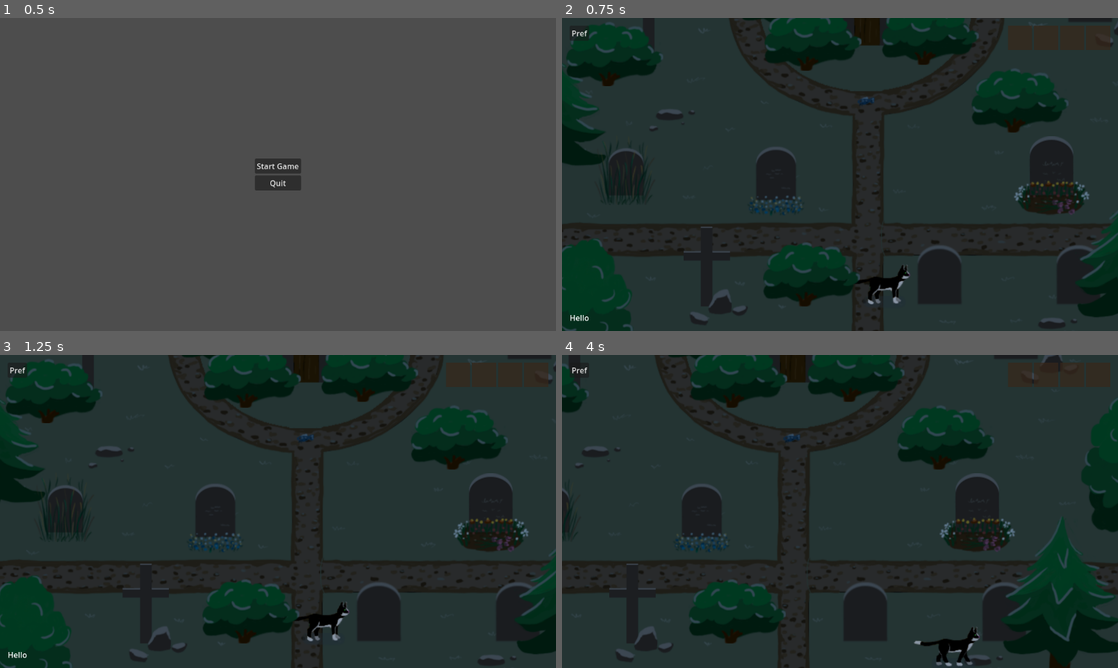
Above: before the commit, frames 1-4 (two rows, left to right).
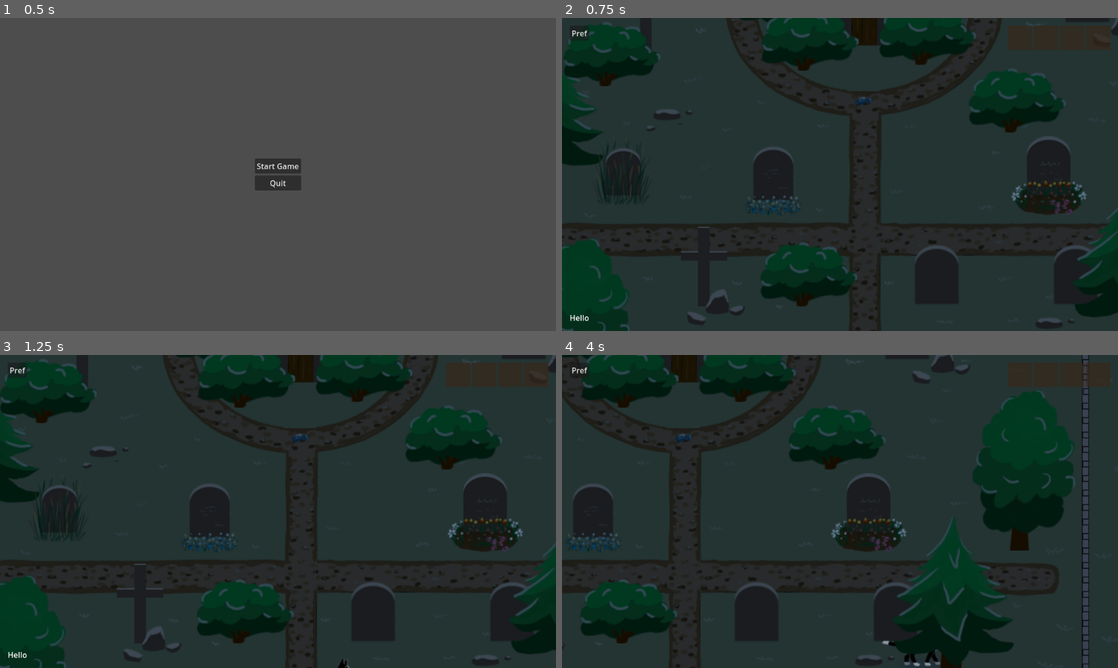
Above: after the commit, the same moments.

Repository: castlele/nine-lives
Game: Godot game, scene res://scenes/main.tscn
The game is run twice, just before and just after one commit, with the same random seed, the same clock (stepped at 60 frames per second) and the same inputs.
Inputs (mouse positions are in pixels of both pictures, inside the frame that each line leads up to):
- Up to frame 1 (0.5 s): no input
- Up to frame 2 (0.75 s): click "Start Game" at 0.5 s
- Up to frame 3 (1.25 s): no input
- Up to frame 4 (4 s): click "Pref" at 1.25 s; tap Enter (ui_accept) at 2, 2.27, 3.02 s; move the mouse to (840, 511) at 2.02 s; hold Right (ui_right) 2.03-2.78 s; tap F (interaction) at 2.1, 2.85, 3.6 s; click (840, 511) at 2.17 s; move the mouse to (728, 527) at 2.77 s; hold Down (ui_down) 2.78-3.53 s; move the mouse to (895, 442) at 3.52 s; hold Right (ui_right) from 3.53 s (still down)

Frame 1 is identical in both runs. In frame 2, 3.8% of the frame differs, in the area x 0-100%, y 0-100%; in frame 3, 6.9%; in frame 4, 38%.

Commit message:
feat(grave_yard): implement entering the game scene

Diff:
--- a/scenes/grave_yard/grave_yard.tscn
+++ b/scenes/grave_yard/grave_yard.tscn
@@ -1,10 +1,13 @@
-[gd_scene load_steps=39 format=4 uid="uid://cyhrkdl02efed"]
+[gd_scene load_steps=43 format=4 uid="uid://cyhrkdl02efed"]
 
 [ext_resource type="Script" uid="uid://ds5nm7xjrc8e3" path="res://scenes/grave_yard/grave_yard.gd" id="1_2bsxj"]
 [ext_resource type="Texture2D" uid="uid://ds1prft0icy2q" path="res://res/grave_level/level_1.png" id="1_sqdge"]
+[ext_resource type="Script" uid="uid://b0y1i0txpal1h" path="res://scripts/state_machine/state_machine.gd" id="2_i47d0"]
 [ext_resource type="Texture2D" uid="uid://bpqrw7f4phnso" path="res://res/grave_level/water.png" id="2_tsp4h"]
 [ext_resource type="Texture2D" uid="uid://ble84ts2un6eg" path="res://res/grave_level/fence.png" id="3_smeyj"]
+[ext_resource type="Script" uid="uid://cwfurwr7i4p3l" path="res://scenes/grave_yard/states/enter_scene_state.gd" id="3_v1cv4"]
 [ext_resource type="PackedScene" uid="uid://drj6jlpknjh0s" path="res://nodes/camera.tscn" id="4_2bsxj"]
+[ext_resource type="Script" uid="uid://co8t364dhlxe" path="res://scenes/grave_yard/states/game_state.gd" id="4_a78i7"]
 [ext_resource type="PackedScene" uid="uid://ddvlhivvfu47e" path="res://nodes/player.tscn" id="5_3ty12"]
 [ext_resource type="Texture2D" uid="uid://ddu1ocno7o6hi" path="res://res/grave_level/graves.png" id="6_7mn47"]
 [ext_resource type="Texture2D" uid="uid://noo74276m4qe" path="res://res/grave_level/cross.png" id="7_gn66a"]
@@ -127,9 +130,28 @@
 sources/1 = SubResource("TileSetAtlasSource_s8va5")
 sources/2 = SubResource("TileSetAtlasSource_smeyj")
 
+[sub_resource type="Curve2D" id="Curve2D_i47d0"]
+_data = {
+"points": PackedVector2Array(0, 0, 0, 0, 550, 722, 0, 0, 0, 0, 550, 550)
+}
+point_count = 2
+
 [node name="grave_yard" type="Node2D"]
 y_sort_enabled = true
 script = ExtResource("1_2bsxj")
+
+[node name="StateMachine" type="Node" parent="." node_paths=PackedStringArray("initial_state")]
+script = ExtResource("2_i47d0")
+initial_state = NodePath("EnterSceneState")
+
+[node name="EnterSceneState" type="Node" parent="StateMachine" node_paths=PackedStringArray("player", "path", "mock_node")]
+script = ExtResource("3_v1cv4")
+player = NodePath("../../Player")
+path = NodePath("../../EnterScenePath/FollowPath")
+mock_node = NodePath("../../EnterScenePath/FollowPath/MockNode")
+
+[node name="GameState" type="Node" parent="StateMachine"]
+script = ExtResource("4_a78i7")
 
 [node name="terrain" type="TileMapLayer" parent="."]
 y_sort_enabled = true
@@ -184,17 +206,17 @@
 
 [node name="left_light" type="PointLight2D" parent="graves"]
 position = Vector2(192, 107)
-scale = Vector2(1.00231, 1.00231)
+scale = Vector2(1.00525, 1.00525)
 color = Color(0.678431, 0.654902, 0.427451, 1)
-energy = 1.00231
+energy = 1.00525
 texture = SubResource("GradientTexture2D_hcevp")
 script = ExtResource("8_7mn47")
 
 [node name="right_light" type="PointLight2D" parent="graves"]
 position = Vector2(243, 112)
-scale = Vector2(1.02576, 1.02576)
+scale = Vector2(1.08845, 1.08845)
 color = Color(0.678431, 0.654902, 0.427451, 1)
-energy = 1.02576
+energy = 1.08845
 texture = SubResource("GradientTexture2D_hcevp")
 script = ExtResource("8_7mn47")
 
@@ -244,3 +266,13 @@
 
 [node name="Fish" parent="." instance=ExtResource("20_wbhjj")]
 position = Vector2(579, 340)
+
+[node name="EnterScenePath" type="Path2D" parent="."]
+curve = SubResource("Curve2D_i47d0")
+
+[node name="FollowPath" type="PathFollow2D" parent="EnterScenePath"]
+position = Vector2(550, 722)
+rotation = -1.5708
+loop = false
+
+[node name="MockNode" type="Node2D" parent="EnterScenePath/FollowPath"]
--- /dev/null
+++ b/scenes/grave_yard/states/enter_scene_state.gd
@@ -0,0 +1,28 @@
+extends "res://scripts/state_machine/state_node.gd"
+
+
+@export var player: Player = null
+@export var path: PathFollow2D = null
+@export var mock_node: Node2D = null
+@export var speed := 100
+
+var _entered_into_scene: bool:
+	get:
+		return path.progress_ratio >= 1
+
+
+func enter() -> void:
+	super.enter()
+
+	player.global_position = mock_node.global_position
+
+
+func process(delta: float) -> void:
+	super.process(delta)
+
+	if _entered_into_scene:
+		finished.emit("GameState")
+		return
+
+	path.progress += speed * delta
+	player.global_position = mock_node.global_position
--- /dev/null
+++ b/scenes/grave_yard/states/game_state.gd
@@ -0,0 +1 @@
+extends "res://scripts/state_machine/state_node.gd"
--- a/scripts/state_machine/state_machine.gd
+++ b/scripts/state_machine/state_machine.gd
@@ -12,19 +12,22 @@
 
 
 func _ready() -> void:
-	_current_state = initial_state
-
 	for child in get_children():
 		var state_node = child as StateNode
 
 		_states[state_node.name] = state_node
 
-		var err: bool = state_node.finished.connect()
+		var err: bool = state_node.finished.connect(change_state)
 
 		if err:
 			printerr(err)
 
-	change_state(_current_state)
+	change_state(initial_state)
+
+
+func _process(delta: float) -> void:
+	if _current_state:
+		_current_state.process(delta)
 
 
 func change_state(state: Variant) -> void:
@@ -47,15 +50,19 @@
 	var state = _history_stack.pop_back()
 
 	if state and state is StateNode:
-		print_debug("back to prev state: %::%" % [state.name, state])
+		print_debug("back to prev state: %s::%s" % [state.name, state])
 		_current_state = state
 		state_changed.emit(_current_state)
+
+
+func _initialize() -> void:
+	pass
 
 
 func _change_state(state: StateNode) -> void:
 	assert(state)
 	assert(state is StateNode)
-	print_debug("changing state to: %::%" % [state.name, state])
+	print_debug("changing state to: %s::%s" % [state.name, state])
 
 	if _current_state:
 		_history_stack.append(_current_state)
--- a/scripts/state_machine/state_node.gd
+++ b/scripts/state_machine/state_node.gd
@@ -9,5 +9,10 @@
 	pass
 
 
+@warning_ignore("unused_parameter")
+func process(delta: float) -> void:
+	pass
+
+
 func exit() -> void:
 	pass
Not shown, added: scenes/grave_yard/states/enter_scene_state.gd.uid
Not shown, added: scenes/grave_yard/states/game_state.gd.uid
